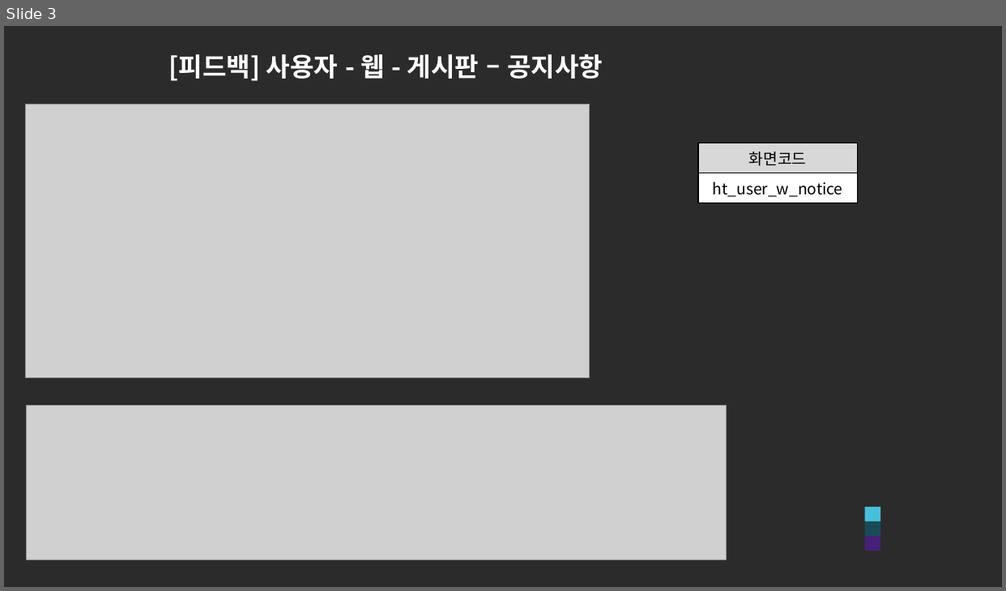
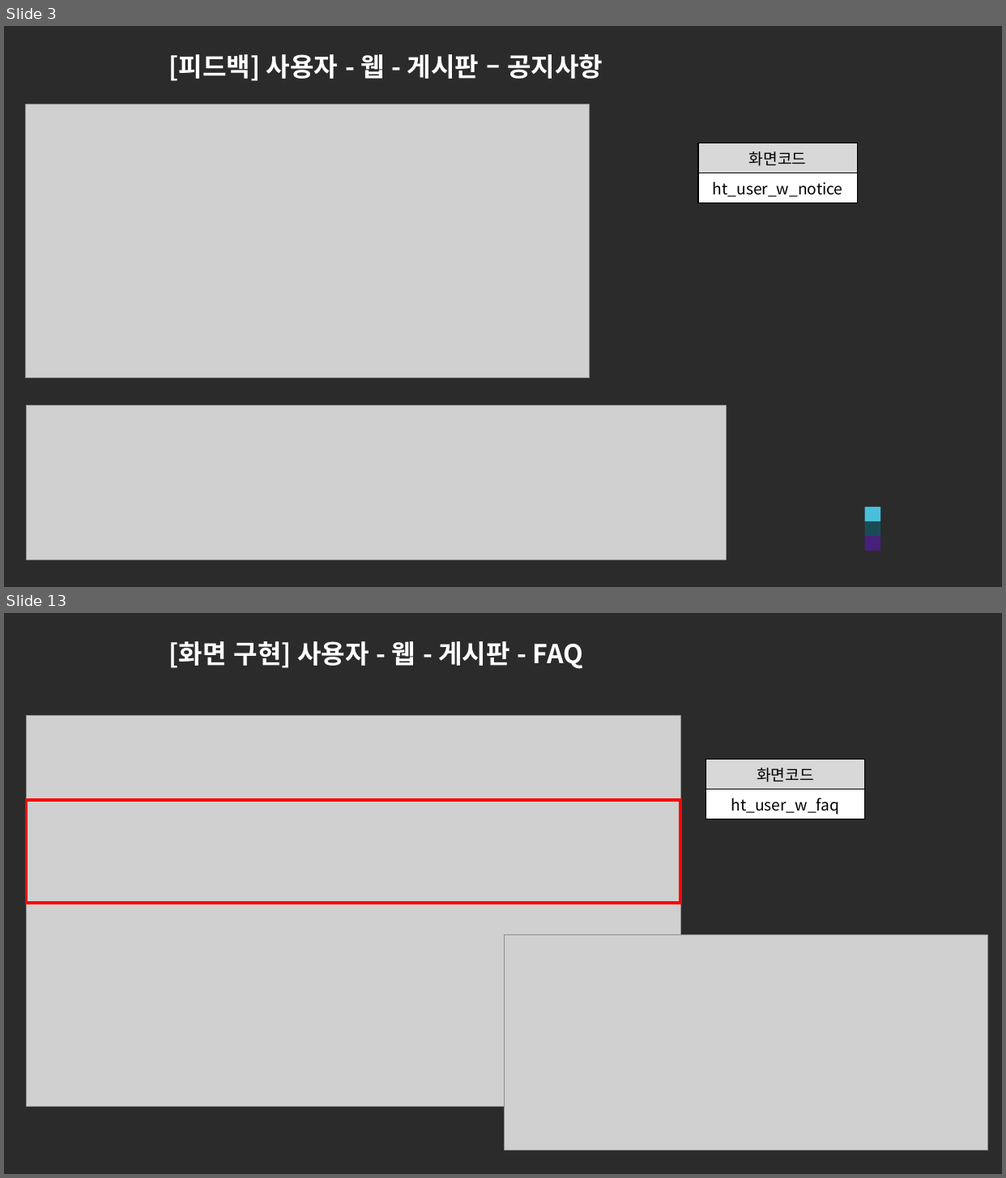
Before and after one commit to ezenteam2/e-Zone, a slide deck: 0 발표용 파워포인트/0501 5차발표/0501 project05 - 파워포인트 - 현태.pptx. Shown one above the other, each under a label of ours: slide 3 before the commit, slides 3 and 13 after it; the slides between them are not shown. The pictures are 1006x591 and 1006x1178 pixels, drawn with LibreOffice and Linux fonts; fonts in the diff are those of the drawing; grey boxes stand for pictures; background and template pictures are left out; a plain dark background stands for a picture behind light text. Boxes give left, top, right and bottom in pixels: in the first picture for what was removed or moved away, otherwise in the second. Text is boxed around its words. In the diff, an @@ line names an element or a change of style, - is before the commit and + after.

```diff
--- a/0 발표용 파워포인트/0501 5차발표/0501 project05 - 파워포인트 - 현태.pptx
+++ b/0 발표용 파워포인트/0501 5차발표/0501 project05 - 파워포인트 - 현태.pptx
@@ slide 13 added at [4,613,1002,1174], background picture (left out) @@
@@ title added at [169,641,583,669], 25 pt, text #FFFFFF, bold @@
+[화면 구현] 사용자 - 웹 - 게시판 - FAQ
@@ picture added at [27,716,681,1107] @@
@@ table added at [705,759,865,818], 2 rows, 1 columns @@
+화면코드
+ht_user_w_faq
@@ rectangle added at [27,800,681,903], outline #FF0000 3 pt @@
@@ picture added at [505,935,988,1151] @@
```
Also in this commit, not shown: 1 slide changed, 20 other slides added, 3 other files.
